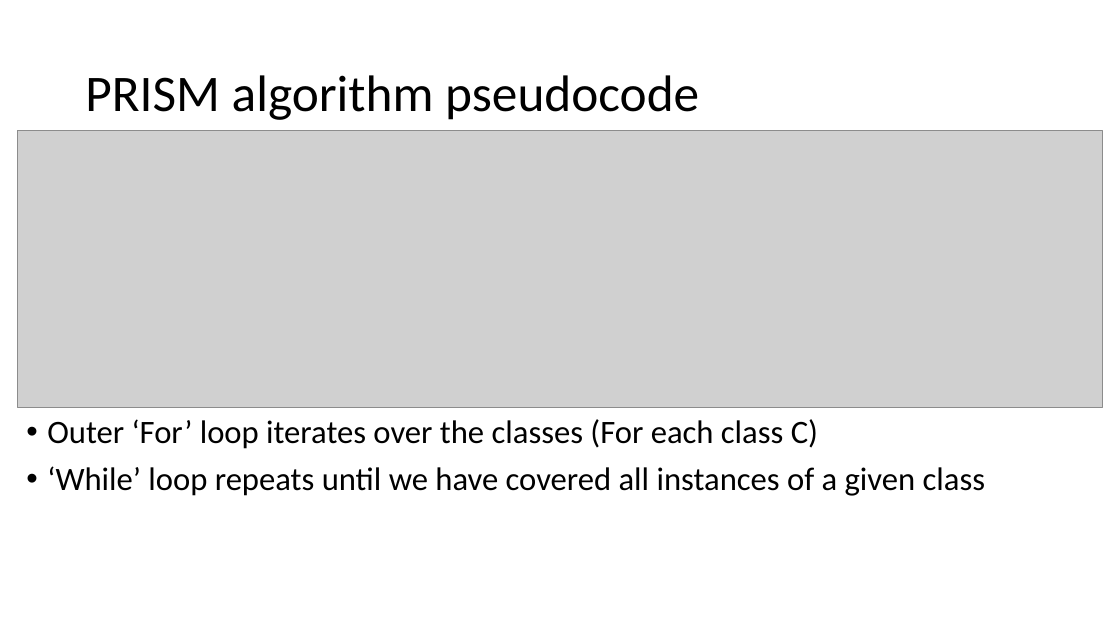
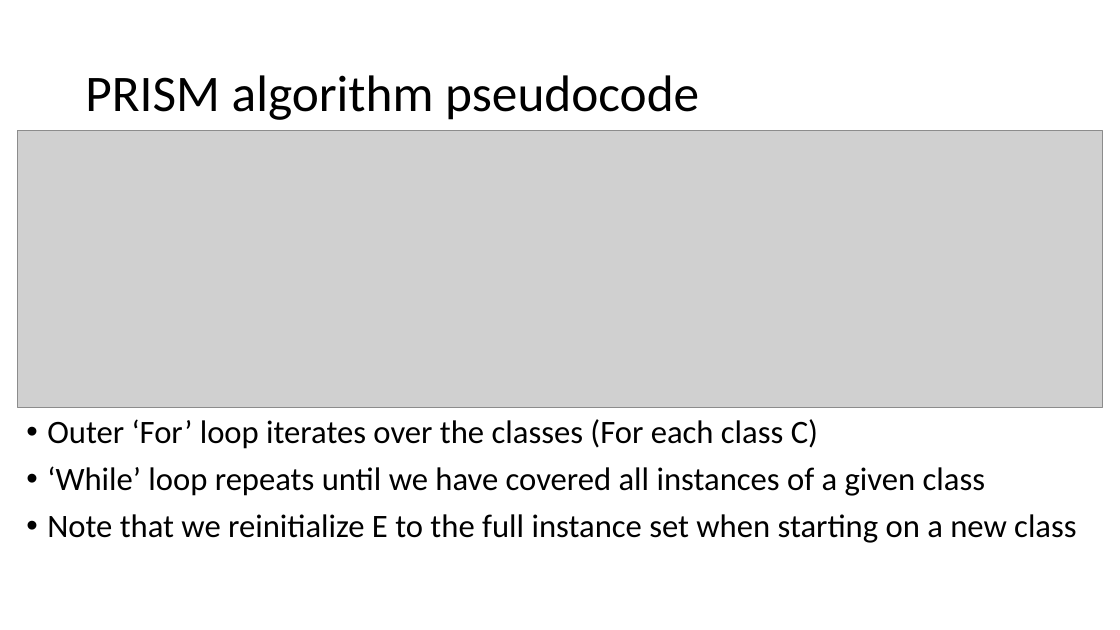
Before and after one commit to russellu/cs405, a slide deck: slide 8 of Lecture_06.pptx. Drawn at 1120x630 pixels with LibreOffice and Linux fonts; fonts in the diff are those of the drawing; grey boxes stand for pictures. Boxes give left, top, right and bottom in pixels: in the first picture for what was removed or moved away, otherwise in the second. Text is boxed around its words. In the diff, an @@ line names an element or a change of style, - is before the commit and + after.

```diff
--- a/Lecture_06.pptx
+++ b/Lecture_06.pptx
@@ text at [47, 514, 1076, 543]: paragraph added @@
+• Note that we reinitialize E to the full instance set when starting on a new class
```
Also in this commit, not shown: 13 other slides changed, 1 slide added, 3 other files.
